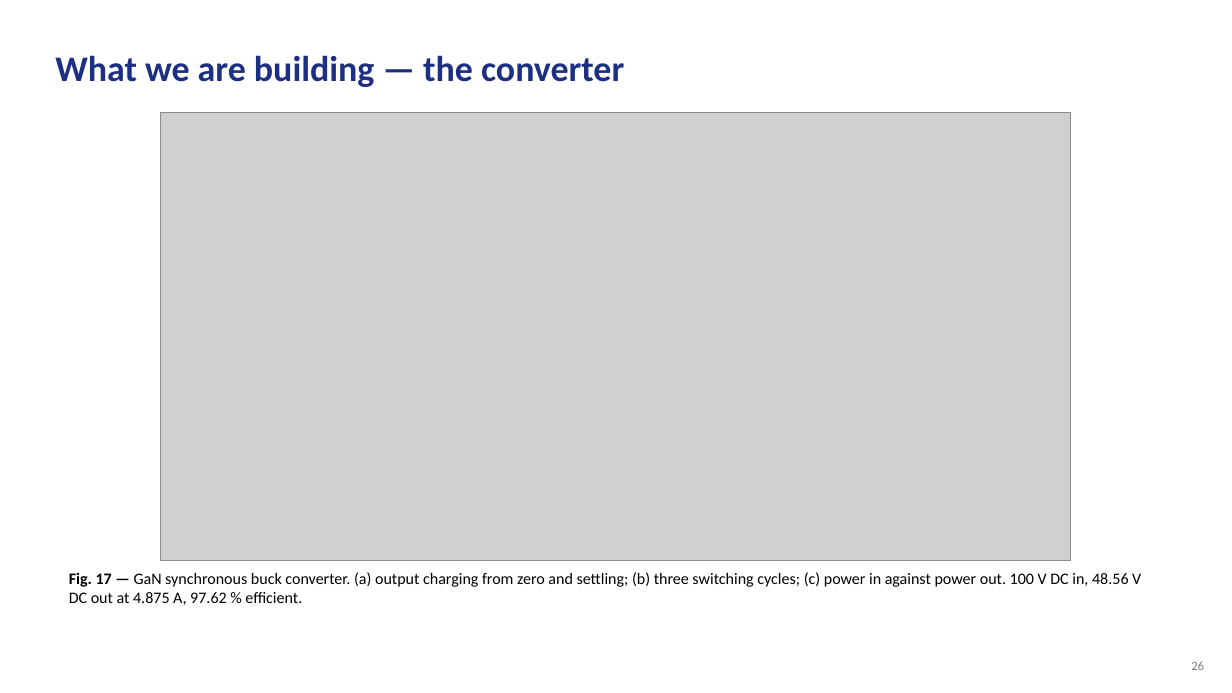
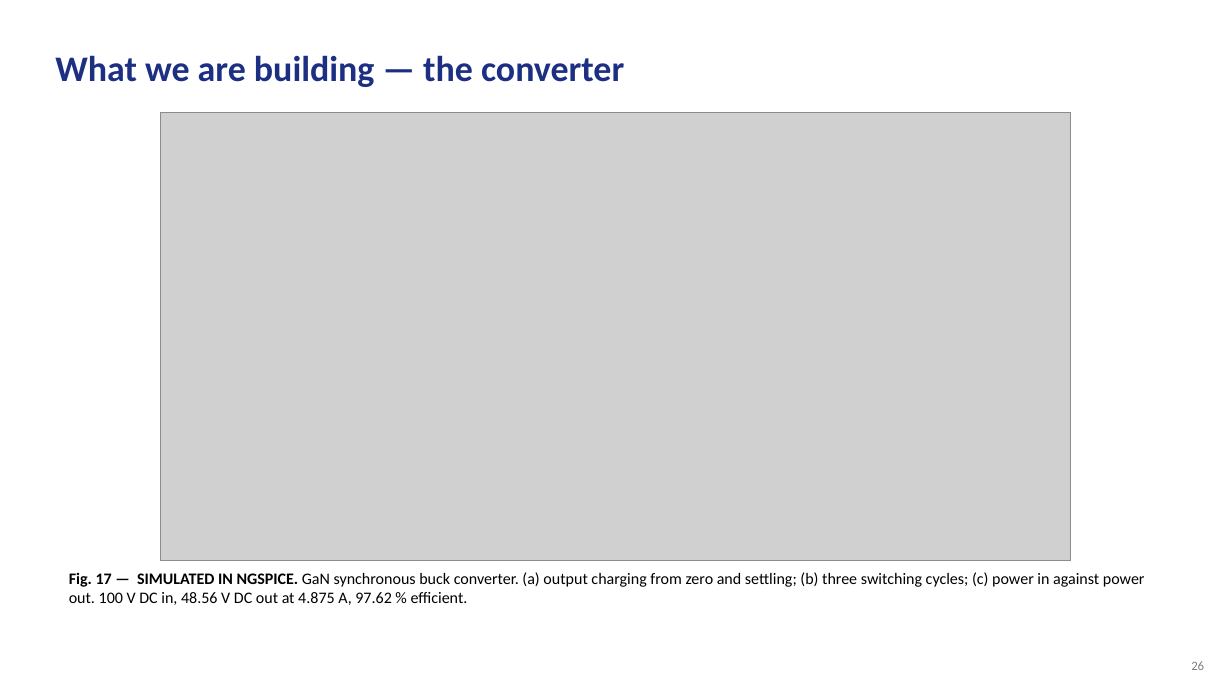
Before and after one commit to Amritha902/gan-driver, a slide deck: slide 26 of review/GaN_Review1_BACKUP.pptx. Drawn at 1232x693 pixels with LibreOffice and Linux fonts; fonts in the diff are those of the drawing; grey boxes stand for pictures. Boxes give left, top, right and bottom in pixels: in the first picture for what was removed or moved away, otherwise in the second. Text is boxed around its words. In the diff, an @@ line names an element or a change of style, - is before the commit and + after.

```diff
--- a/review/GaN_Review1_BACKUP.pptx
+++ b/review/GaN_Review1_BACKUP.pptx
@@ text at [69,572,1145,605]: text changed @@
-Fig. 17 — GaN synchronous buck converter. (a) output charging from zero and settling; (b) three switching cycles; (c) power in against power out. 100 V DC in, 48.56 V DC out at 4.875 A, 97.62 % efficient.
+Fig. 17 — SIMULATED IN NGSPICE. GaN synchronous buck converter. (a) output charging from zero and settling; (b) three switching cycles; (c) power in against power out. 100 V DC in, 48.56 V DC out at 4.875 A, 97.62 % efficient.
```
Also in this commit, not shown: 25 other slides changed, 3 other files.
